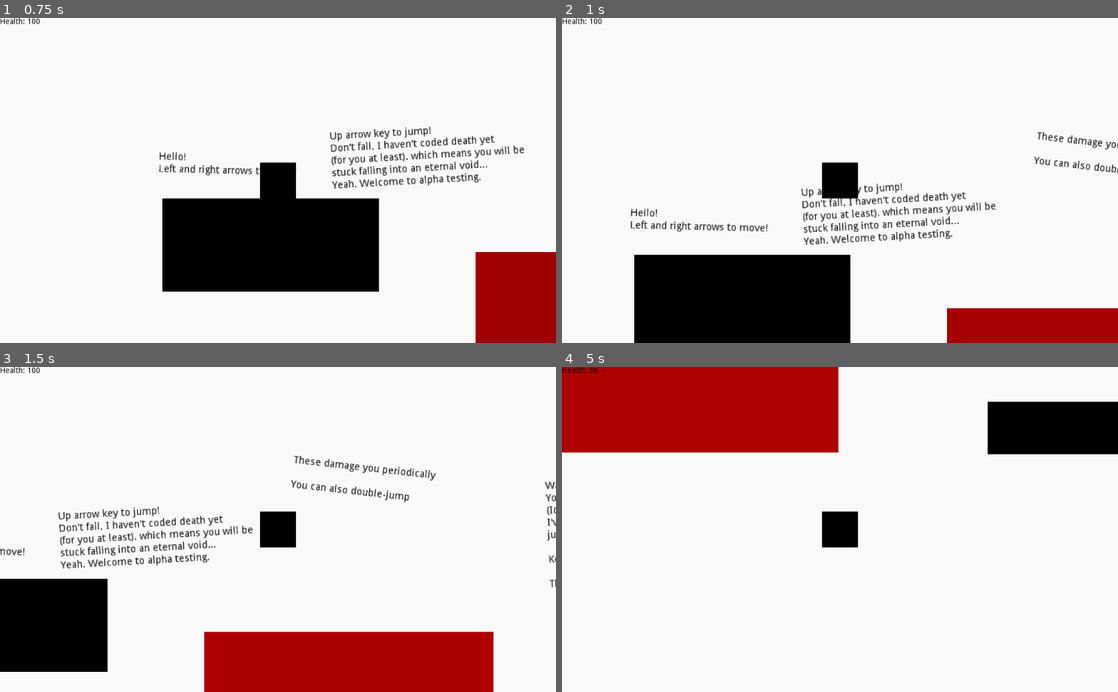
Above: before the commit, frames 1-4 (two rows, left to right).
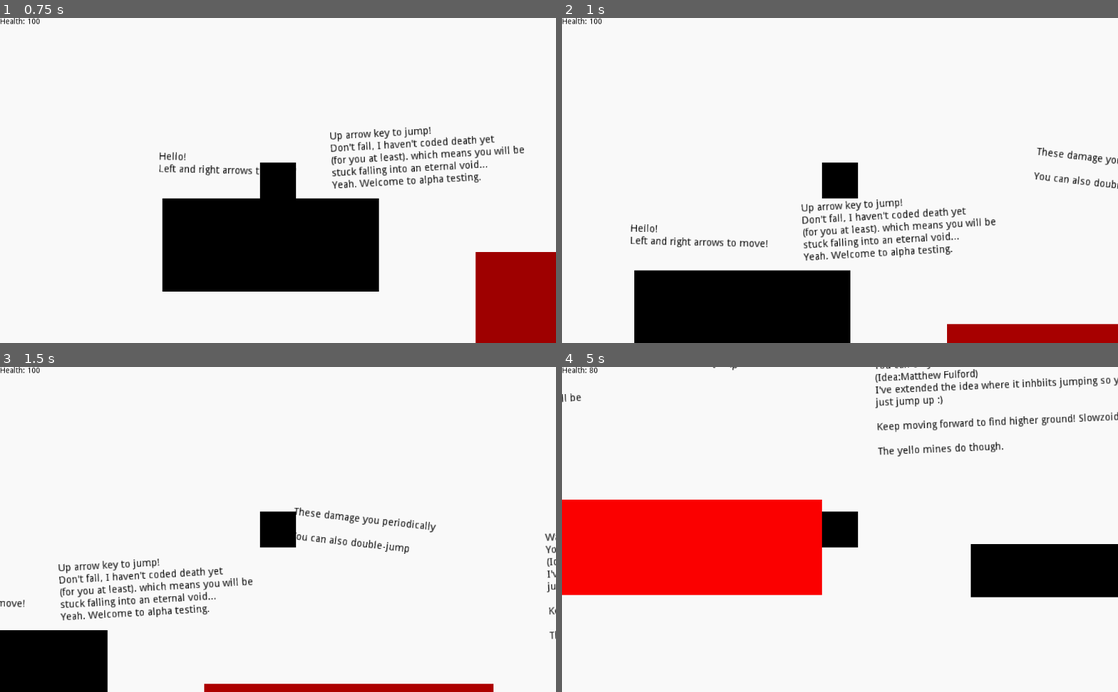
Above: after the commit, the same moments.

Repository: RavenJFelix/Square
Game: Godot game, scene res://levelz/level_0/level_0.tscn
Same seed, same stepped clock (60 frames per second), same inputs: the game is played once before the commit and once after it.
Inputs:
- Up to frame 1 (0.75 s): hold Right (ui_right) from 0.53 s (still down)
- Up to frame 2 (1 s): keep holding Right (ui_right); tap Up (ui_up) at 0.77 s
- Up to frame 3 (1.5 s): keep holding Right (ui_right)
- Up to frame 4 (5 s): tap Up (ui_up) at 1.52, 3.02, 3.77, 4.52 s; release Right (ui_right) at 2.03 s; hold Left (ui_left) 2.03-2.78 s; hold Right (ui_right) 2.78-4.28 s; hold Left (ui_left) from 4.28 s (still down)

Frame 1 is identical in both runs. In frame 2, 7.6% of the frame differs, in the area x 12-100%, y 35-95%; in frame 3, 17%; in frame 4, 37%, in the area x 0-100%, y 0-71%.

Commit message:
Strengthen jump

Diff:
--- a/entity/pc/player/player.gd
+++ b/entity/pc/player/player.gd
@@ -5,7 +5,7 @@
 const GRAV = 20
 export var climb_lat_speed = 100
 export var climb_speed = 300
-export var JUMP_POWER = 500
+export var JUMP_POWER = 600
 export var speed = 500
 export var max_jumps = 1
 export var speed_mult = 1.0
